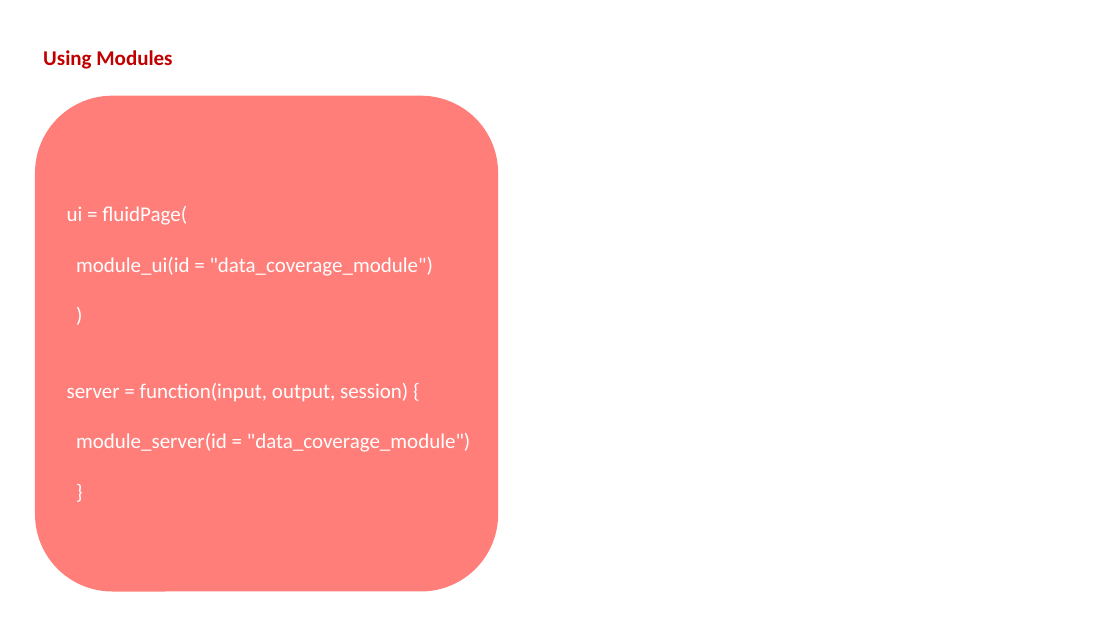
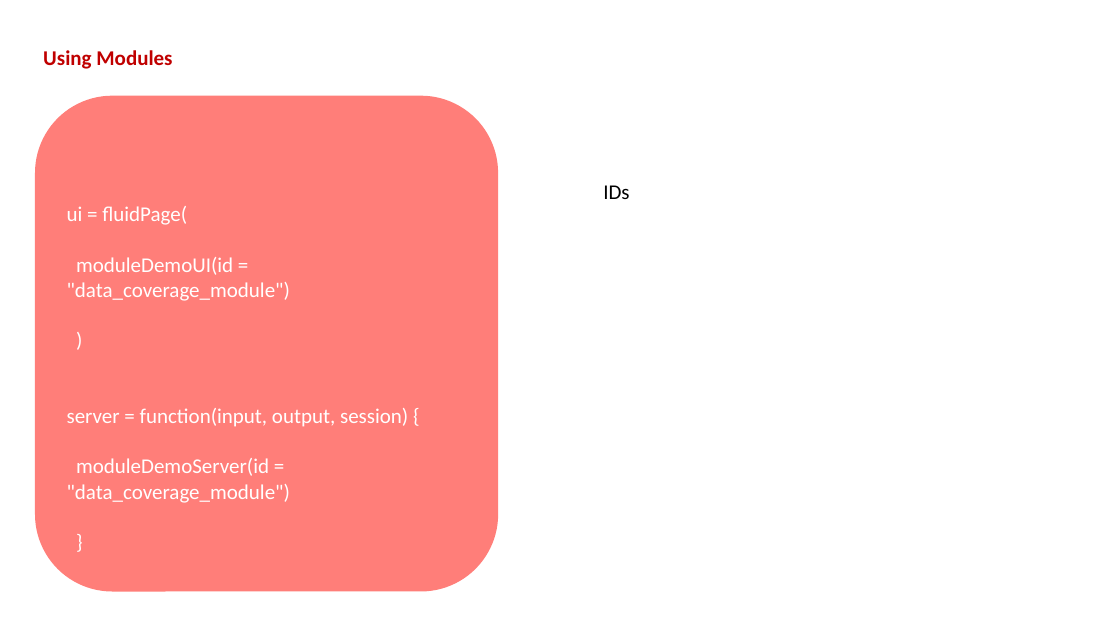
Before and after one commit to BHFDSC/cvd-covid-tre-dashboard, a slide deck: slide 3 of BHF_Dashboards/BHF_DSC_TRE_External_Dashboard/Dev/Modules Example.pptx. Drawn at 1120x630 pixels with LibreOffice and Linux fonts; fonts in the diff are those of the drawing. Boxes give left, top, right and bottom in pixels: in the first picture for what was removed or moved away, otherwise in the second. Text is boxed around its words. In the diff, an @@ line names an element or a change of style, - is before the commit and + after.

Commit message:
modularised all components so far edited module example PPT training and started namespace convention

```diff
--- a/BHF_Dashboards/BHF_DSC_TRE_External_Dashboard/Dev/Modules Example.pptx
+++ b/BHF_Dashboards/BHF_DSC_TRE_External_Dashboard/Dev/Modules Example.pptx
@@ text added at (603, 185, 629, 199), 18 pt, text #000000 @@
+IDs
@@ text at (67, 257, 290, 301): text changed @@
-module_ui(id = "data_coverage_module")
+moduleDemoUI(id = "data_coverage_module")
@@ text at (67, 458, 290, 503): text changed @@
-module_server(id = "data_coverage_module")
+moduleDemoServer(id = "data_coverage_module")
```
Also in this commit, not shown: 1 other slide changed, 1 slide added, 13 other files.
